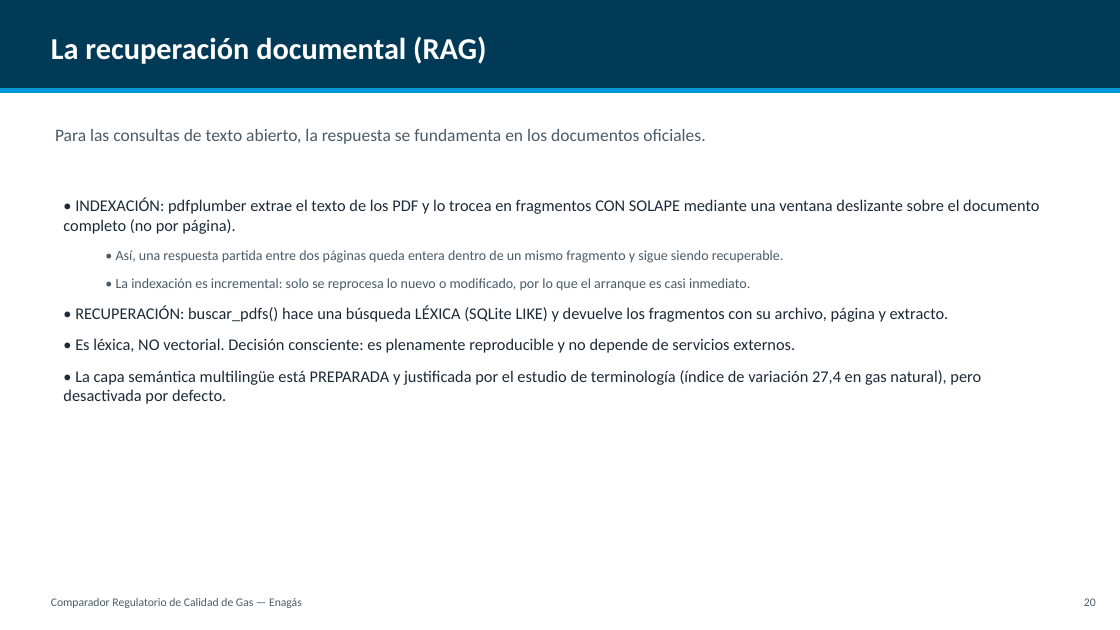
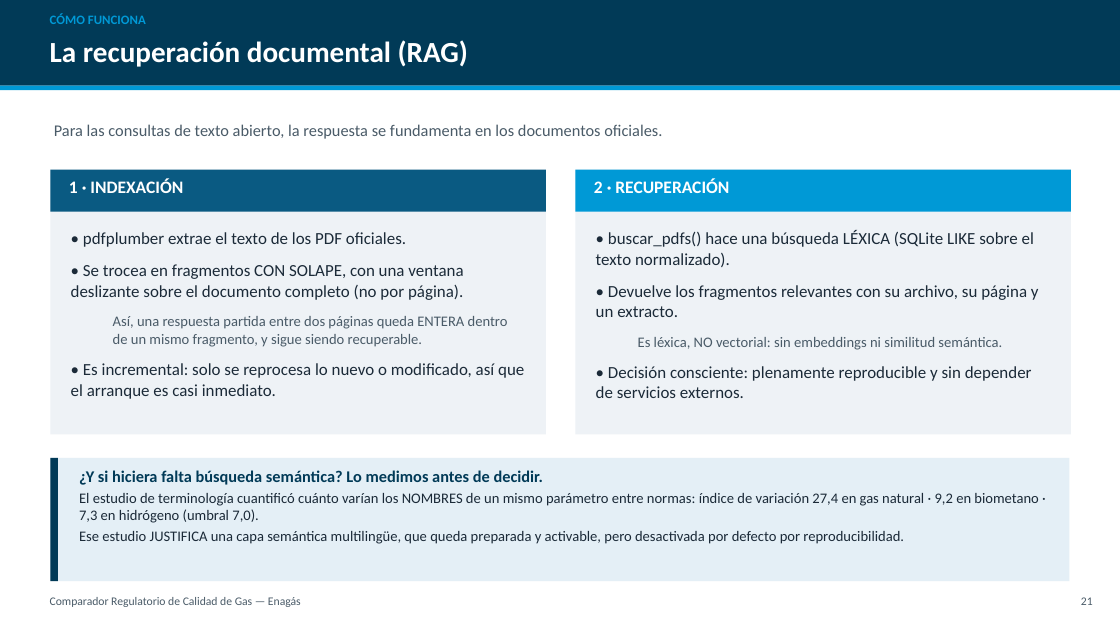
Before and after one commit to CarlosOlivaZurdo/ENAG-S_G1, a slide deck: slide 22 of docs/Presentacion_Comparador_Gas.pptx (slide 21 before the commit). Drawn at 1120x630 pixels with LibreOffice and Linux fonts; fonts in the diff are those of the drawing. Boxes give left, top, right and bottom in pixels: in the first picture for what was removed or moved away, otherwise in the second. Text is boxed around its words. In the diff, an @@ line names an element or a change of style, - is before the commit and + after.

```diff
--- a/docs/Presentacion_Comparador_Gas.pptx
+++ b/docs/Presentacion_Comparador_Gas.pptx
@@ text added at [50, 14, 146, 24], 11 pt, text #0099D6, bold @@
+CÓMO FUNCIONA
@@ text "La recuperación documental (RAG)" at [50, 40, 468, 67]: size 26 to 25 pt; vertical alignment middle to top @@
@@ text "Para las consultas de texto ..." at [54, 124, 662, 139]: size 15 to 14 pt @@
@@ rectangle added at [50, 170, 546, 434], fill #EEF2F6 @@
@@ rectangle added at [50, 170, 546, 212], fill #0A5A82 @@
@@ text added at [69, 179, 183, 193], 15 pt, text #FFFFFF, bold @@
+1 · INDEXACIÓN
@@ rectangle added at [576, 170, 1071, 434], fill #EEF2F6 @@
@@ rectangle added at [576, 170, 1071, 212], fill #0099D6 @@
@@ text added at [594, 179, 729, 193], 15 pt, text #FFFFFF, bold @@
+2 · RECUPERACIÓN
@@ text at [71, 232, 524, 399]: text changed; size 14 to 14.5 pt @@
-• INDEXACIÓN: pdfplumber extrae el texto de los PDF y lo trocea en fragmentos CON SOLAPE mediante una ventana deslizante sobre el documento completo (no por página).
-  • Así, una respuesta partida entre dos páginas queda entera dentro de un mismo fragmento y sigue siendo recuperable.
-  • La indexación es incremental: solo se reprocesa lo nuevo o modificado, por lo que el arranque es casi inmediato.
-• RECUPERACIÓN: buscar_pdfs() hace una búsqueda LÉXICA (SQLite LIKE) y devuelve los fragmentos con su archivo, página y extracto.
-• Es léxica, NO vectorial. Decisión consciente: es plenamente reproducible y no depende de servicios externos.
-• La capa semántica multilingüe está PREPARADA y justificada por el estudio de terminología (índice de variación 27,4 en gas natural), pero desactivada por defecto.
+• pdfplumber extrae el texto de los PDF oficiales.
+• Se trocea en fragmentos CON SOLAPE, con una ventana deslizante sobre el documento completo (no por página).
+  Así, una respuesta partida entre dos páginas queda ENTERA dentro de un mismo fragmento, y sigue siendo recuperable.
+• Es incremental: solo se reprocesa lo nuevo o modificado, así que el arranque es casi inmediato.
@@ text added at [596, 231, 1039, 398], 14.5 pt, text #1B2A38 @@
+• buscar_pdfs() hace una búsqueda LÉXICA (SQLite LIKE sobre el texto normalizado).
+• Devuelve los fragmentos relevantes con su archivo, su página y un extracto.
+  Es léxica, NO vectorial: sin embeddings ni similitud semántica.
+• Decisión consciente: plenamente reproducible y sin depender de servicios externos.
@@ rectangle added at [50, 458, 1070, 581], fill #E4EFF6 @@
@@ rectangle added at [50, 458, 58, 581], fill #013A57 @@
@@ text added at [79, 470, 1038, 544], 12.5 pt, text #1B2A38 @@
+¿Y si hiciera falta búsqueda semántica? Lo medimos antes de decidir.
+El estudio de terminología cuantificó cuánto varían los NOMBRES de un mismo parámetro entre normas: índice de variación 27,4 en gas natural · 9,2 en biometano · 7,3 en hidrógeno (umbral 7,0).
+Ese estudio JUSTIFICA una capa semántica multilingüe, que queda preparada y activable, pero desactivada por defecto por reproducibilidad.
@@ text added at [1081, 597, 1093, 605], 10 pt, text #4A5B68 @@
+21
@@ text removed at [1084, 598, 1096, 606] @@
-20
```
Also in this commit, not shown: 19 other slides changed, 4 slides added, 3 slides removed, 1 other file.
